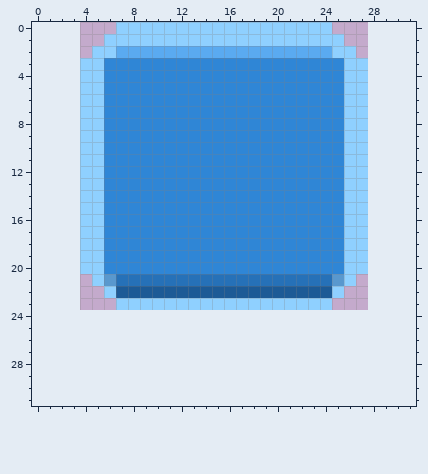
One commit to this pixel-art file: assets/source/aseprite/ui_btn_info.aseprite. That is the earlier state.
24x24 pixels, 1 frame. Colours within 5 levels of each other are drawn and written as one. The old version is drawn lined up with the new one, on the new canvas.
New version:
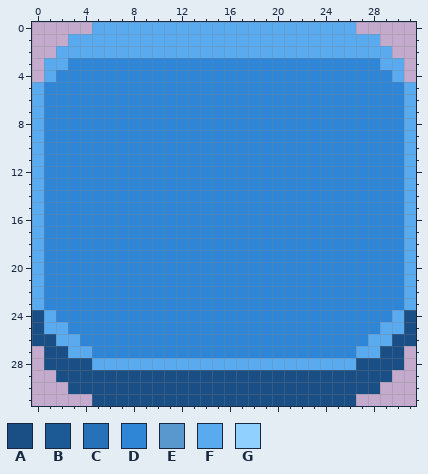
Palette (. is transparent): A #1a4f86  B #1c5a96  C #2671b8  D #2f86d6  E #5998ce  F #5aaaf0  G #8fd0ff
Change:
canvas 24x24 -> 32x32, the old top-left corner now at 4,0
y 0: x 5..26 ..GGGGGGGGGGGGGGGGGG.. -> FFFFFFFFFFFFFFFFFFFFFF
y 1: x 3..28 ...GGGGGGGGGGGGGGGGGGGG... -> FFFFFFFFFFFFFFFFFFFFFFFFFF
y 2: x 2..6 ...GG -> FFFFF; x 25..29 GG... -> FFFFF
y 3: x 1..5 ...GG -> FFDDD; x 26..30 GG... -> DDDFF
y 4: x 1..5 ...GG -> FDDDD; x 26..30 GG... -> DDDDF
y 5..20: x 0..5 ....GG -> FDDDDD; x 26..31 GG.... -> DDDDDF
y 21: x 0..31 .....GECCCCCCCCCCCCCCCCCCEG..... -> FDDDDDDDDDDDDDDDDDDDDDDDDDDDDDDF
y 22: x 0..31 ......GBBBBBBBBBBBBBBBBBBG...... -> FDDDDDDDDDDDDDDDDDDDDDDDDDDDDDDF
y 23: x 0..31 .......GGGGGGGGGGGGGGGGGG....... -> FDDDDDDDDDDDDDDDDDDDDDDDDDDDDDDF
y 24: x 0..31 ................................ -> AFDDDDDDDDDDDDDDDDDDDDDDDDDDDDFA
y 25: x 0..31 ................................ -> AFFDDDDDDDDDDDDDDDDDDDDDDDDDDFFA
y 26: x 0..31 ................................ -> AAFFDDDDDDDDDDDDDDDDDDDDDDDDFFAA
y 27: x 1..30 .............................. -> AAFFDDDDDDDDDDDDDDDDDDDDDDFFAA
y 28: x 1..30 .............................. -> AAAAFFFFFFFFFFFFFFFFFFFFFFAAAA
y 29: x 2..29 ............................ -> AAAAAAAAAAAAAAAAAAAAAAAAAAAA
y 30: x 3..28 .......................... -> AAAAAAAAAAAAAAAAAAAAAAAAAA
y 31: x 5..26 ...................... -> AAAAAAAAAAAAAAAAAAAAAA
Pixel boxes of the changes (left, top, right, bottom) in both pictures:
changed: (32, 22, 416, 406)
